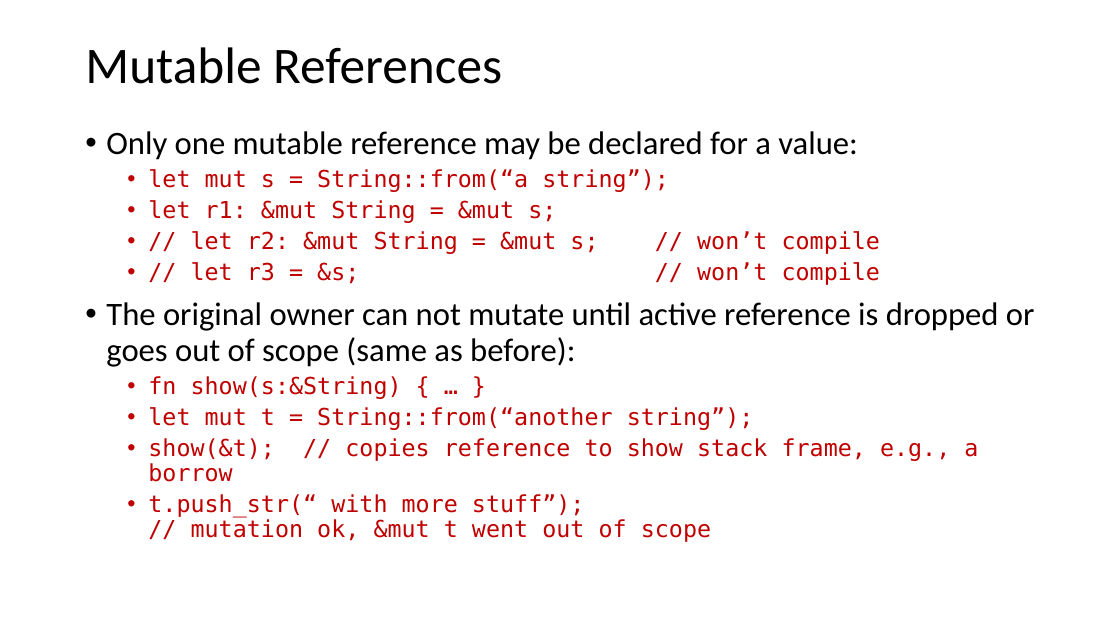
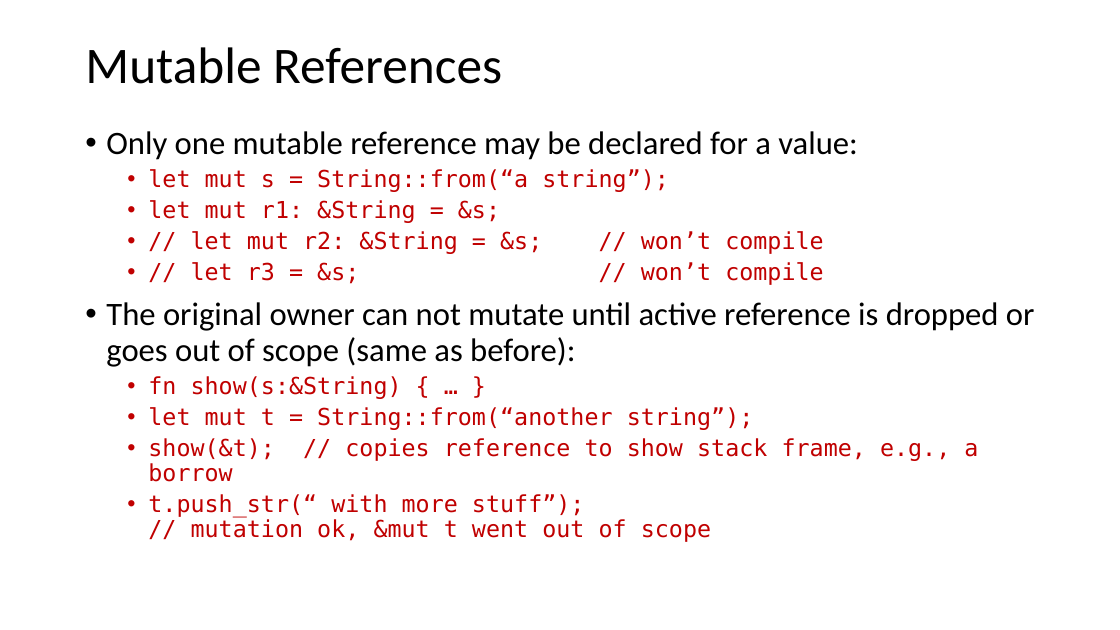
Before and after one commit to JimFawcett/JimFawcett.github.io, a slide deck: slide 28 of Resources/RustTour.pptx. Drawn at 1120x630 pixels with LibreOffice and Linux fonts; fonts in the diff are those of the drawing. Boxes give left, top, right and bottom in pixels: in the first picture for what was removed or moved away, otherwise in the second. Text is boxed around its words. In the diff, an @@ line names an element or a change of style, - is before the commit and + after.

```diff
--- a/Resources/RustTour.pptx
+++ b/Resources/RustTour.pptx
@@ text at [148, 200, 823, 254]: text changed @@
-  • let r1: &mut String = &mut s;
-  • // let r2: &mut String = &mut s; // won’t compile
+  • let mut r1: &String = &s;
+  • // let mut r2: &String = &s; // won’t compile
```
Also in this commit, not shown: 1 other slide changed, 5 other files.
